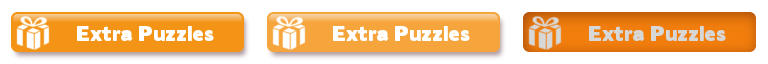
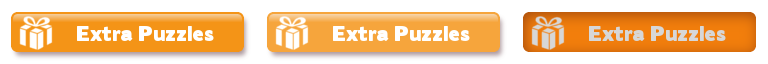
Revision of a layered 768x64 image; what changed, layer by layer:
painted on "Extra Puzzles" over (16, 16, 565, 50)
